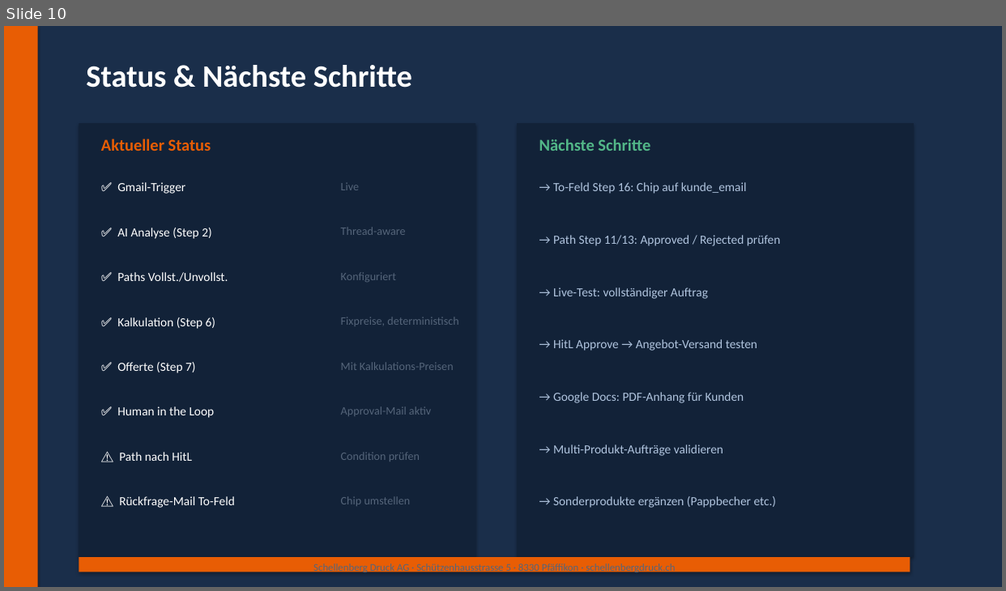
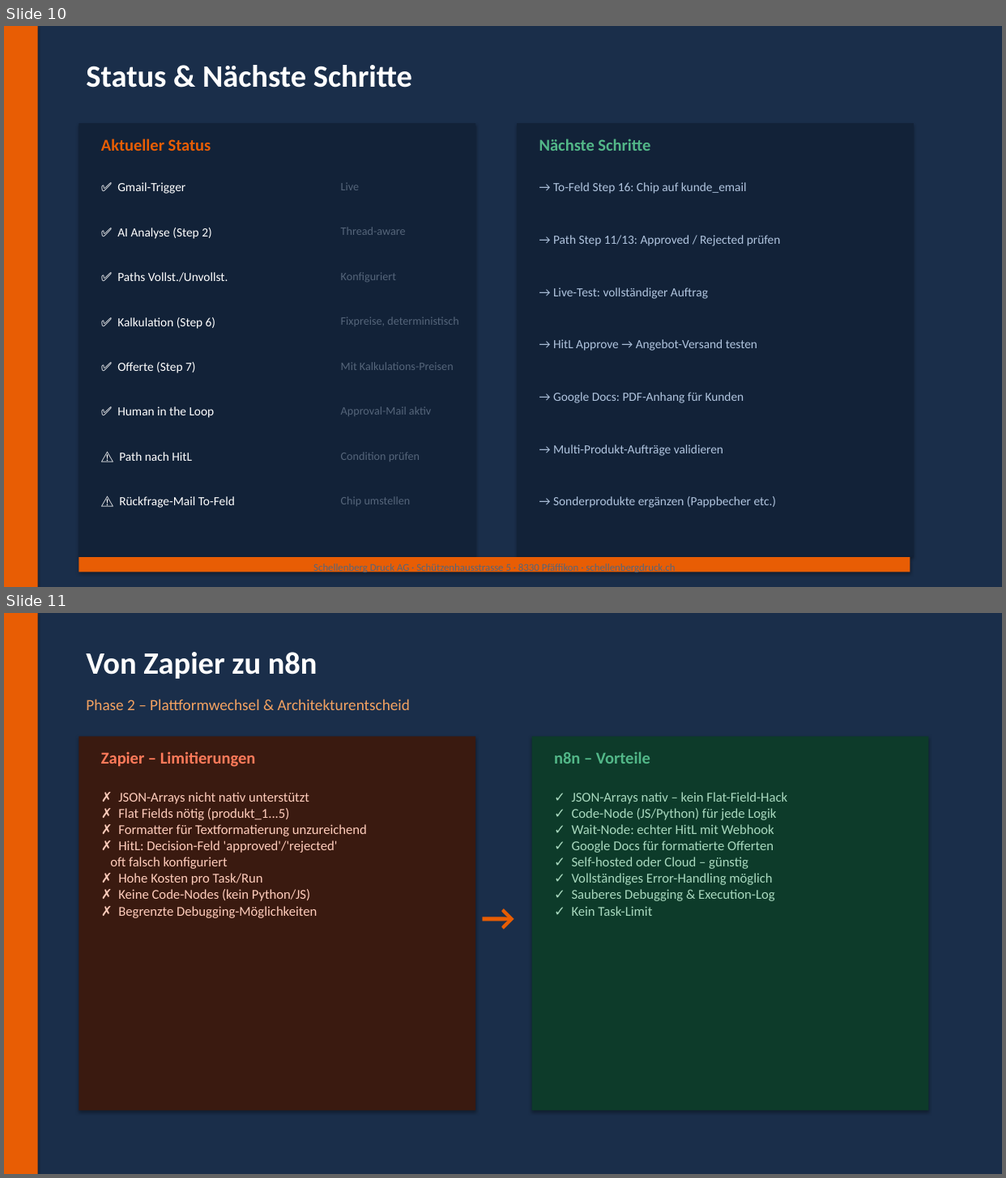
Before and after one commit to pglinz96-creator/zapier-json-schema, a slide deck: KI_Auftragsannahme_Schellenberg.pptx. Shown one above the other, each under a label of ours: slide 10 before the commit, slides 10 and 11 after it. The pictures are 1006x591 and 1006x1178 pixels, drawn with LibreOffice and Linux fonts; fonts in the diff are those of the drawing. Boxes give left, top, right and bottom in pixels: in the first picture for what was removed or moved away, otherwise in the second. Text is boxed around its words. In the diff, an @@ line names an element or a change of style, - is before the commit and + after.

```diff
--- a/KI_Auftragsannahme_Schellenberg.pptx
+++ b/KI_Auftragsannahme_Schellenberg.pptx
@@ slide 11 added at box(4, 613, 1002, 1174), background #1A2E4A @@
@@ rectangle added at box(4, 613, 38, 1174), fill #E85D04 @@
@@ text added at box(86, 652, 317, 679), 30 pt, text #FFFFFF, bold @@
+Von Zapier zu n8n
@@ text added at box(86, 699, 410, 710), 15 pt, text #F4A261 @@
+Phase 2 – Plattformwechsel & Architekturentscheid
@@ rectangle added at box(79, 736, 475, 1111), fill #3A1A10 @@
@@ text added at box(101, 752, 256, 767), 16 pt, text #FF7A5A, bold @@
+Zapier – Limitierungen
@@ rectangle added at box(532, 736, 928, 1111), fill #0D3B2A @@
@@ text added at box(554, 752, 650, 764), 16 pt, text #52B788, bold @@
+n8n – Vorteile
@@ text added at box(110, 792, 367, 918), 13 pt, text #FFCCBB @@
+✗ JSON-Arrays nicht nativ unterstützt
+✗ Flat Fields nötig (produkt_1...5)
+✗ Formatter für Textformatierung unzureichend
+✗ HitL: Decision-Feld 'approved'/'rejected'
+oft falsch konfiguriert
+✗ Hohe Kosten pro Task/Run
+✗ Keine Code-Nodes (kein Python/JS)
+✗ Begrenzte Debugging-Möglichkeiten
@@ text added at box(572, 792, 787, 916), 13 pt, text #A8D8BE @@
+✓ JSON-Arrays nativ – kein Flat-Field-Hack
+✓ Code-Node (JS/Python) für jede Logik
+✓ Wait-Node: echter HitL mit Webhook
+✓ Google Docs für formatierte Offerten
+✓ Self-hosted oder Cloud – günstig
+✓ Vollständiges Error-Handling möglich
+✓ Sauberes Debugging & Execution-Log
+✓ Kein Task-Limit
@@ text added at box(468, 890, 528, 950), 36 pt, text #E85D04, bold @@
+→
```
Also in this commit, not shown: 5 other slides added, 1 other file.
